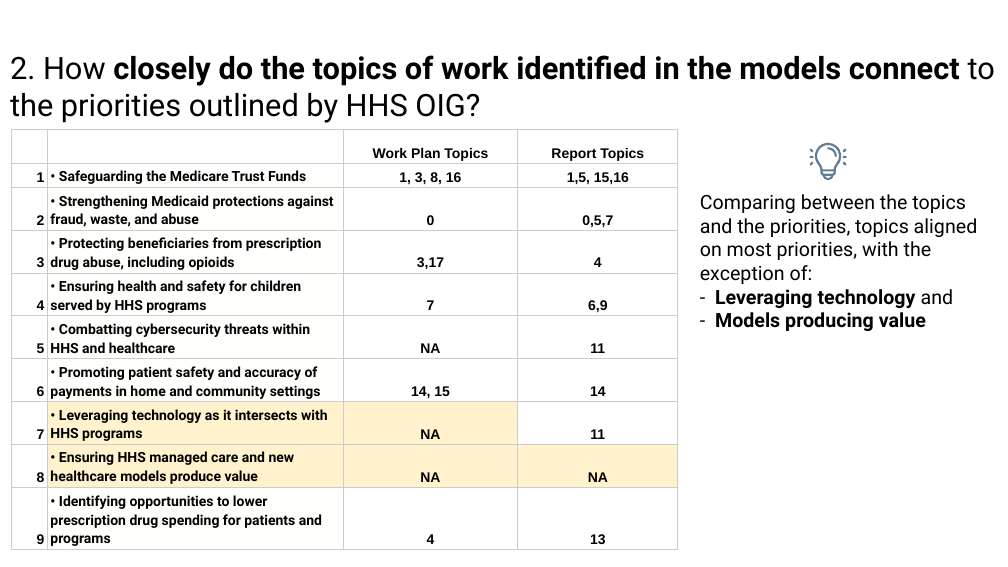
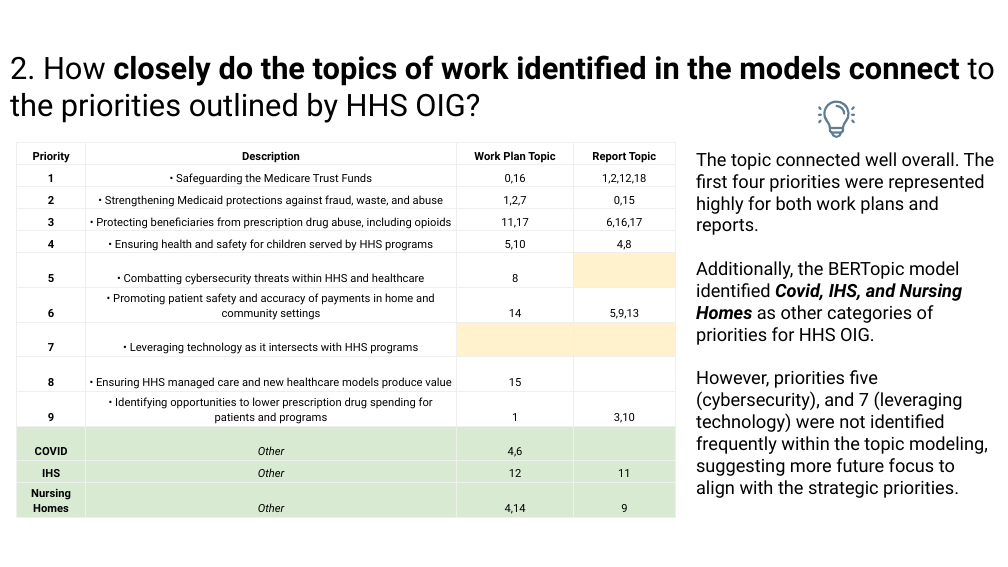
Before and after one commit to Colsai/scott_data606, a slide deck: slide 25 of Project_Presentation/HHSOIG_Topic_Modeling.pptx (slide 24 before the commit). Drawn at 1008x567 pixels with LibreOffice and Linux fonts; fonts in the diff are those of the drawing. Boxes give left, top, right and bottom in pixels: in the first picture for what was removed or moved away, otherwise in the second. Text is boxed around its words. In the diff, an @@ line names an element or a change of style, - is before the commit and + after.

```diff
--- a/Project_Presentation/HHSOIG_Topic_Modeling.pptx
+++ b/Project_Presentation/HHSOIG_Topic_Modeling.pptx
@@ freeform shape: place and size @@
-freeform shape at (809, 162, 813, 166)
+freeform shape at (817, 107, 822, 111)
@@ 4 freeform shapes: place and size @@
-4 freeform shapes at (809, 143, 847, 180)
+4 freeform shapes at (817, 101, 855, 138)
@@ freeform shape: place and size @@
-freeform shape at (843, 162, 847, 166)
+freeform shape at (851, 107, 855, 111)
@@ table at (17, 143, 675, 518) @@
-row 1:  |  | Work Plan Topics | Report Topics
-row 2: 1 | • Safeguarding the Medicare Trust Funds | 1, 3, 8, 16 | 1,5, 15,16
-row 3: 2 | • Strengthening Medicaid protections against fraud, waste, and abuse | 0 | 0,5,7
-row 4: 3 | • Protecting beneficiaries from prescription drug abuse, including opioids | 3,17 | 4
-row 5: 4 | • Ensuring health and safety for children served by HHS programs | 7 | 6,9
-row 6: 5 | • Combatting cybersecurity threats within HHS and healthcare | NA | 11
-row 7: 6 | • Promoting patient safety and accuracy of payments in home and community settings | 14, 15 | 14
-row 8: 7 | • Leveraging technology as it intersects with HHS programs | NA | 11
-row 9: 8 | • Ensuring HHS managed care and new healthcare models produce value | NA | NA
-row 10: 9 | • Identifying opportunities to lower prescription drug spending for patients and programs | 4 | 13
+row 1: Priority | Description | Work Plan Topic | Report Topic
+row 2: 1 | • Safeguarding the Medicare Trust Funds | 0,16 | 1,2,12,18
+row 3: 2 | • Strengthening Medicaid protections against fraud, waste, and abuse | 1,2,7 | 0,15
+row 4: 3 | • Protecting beneficiaries from prescription drug abuse, including opioids | 11,17 | 6,16,17
+row 5: 4 | • Ensuring health and safety for children served by HHS programs | 5,10 | 4,8
+row 6: 5 | • Combatting cybersecurity threats within HHS and healthcare | 8 | 
+row 7: 6 | • Promoting patient safety and accuracy of payments in home and community settings | 14 | 5,9,13
+row 8: 7 | • Leveraging technology as it intersects with HHS programs |  | 
+row 9: 8 | • Ensuring HHS managed care and new healthcare models produce value | 15 | 
+row 10: 9 | • Identifying opportunities to lower prescription drug spending for patients and programs | 1 | 3,10
+row 11: COVID | Other | 4,6 | 
+row 12: IHS | Other | 12 | 11
+row 13: Nursing Homes | Other | 4,14 | 9
@@ table: place and size @@
-table at (12, 129, 678, 550)
+table at (17, 143, 675, 518)
@@ freeform shape: place and size @@
-freeform shape at (809, 148, 813, 152)
+freeform shape at (817, 120, 822, 124)
@@ freeform shape: place and size @@
-freeform shape at (843, 148, 847, 152)
+freeform shape at (851, 120, 855, 124)
@@ text added at (696, 152, 994, 498), 13 pt, text #000000 @@
+The topic connected well overall. The first four priorities were represented highly for both work plans and reports.
+Additionally, the BERTopic model identified Covid, IHS, and Nursing Homes as other categories of priorities for HHS OIG.
+However, priorities five (cybersecurity), and 7 (leveraging technology) were not identified frequently within the topic modeling, suggesting more future focus to align with the strategic priorities.
@@ text removed at (700, 194, 978, 331) @@
-Comparing between the topics and the priorities, topics aligned on most priorities, with the exception of:
-- Leveraging technology and
-- Models producing value
```
Also in this commit, not shown: 5 other slides changed, 1 slide added.
